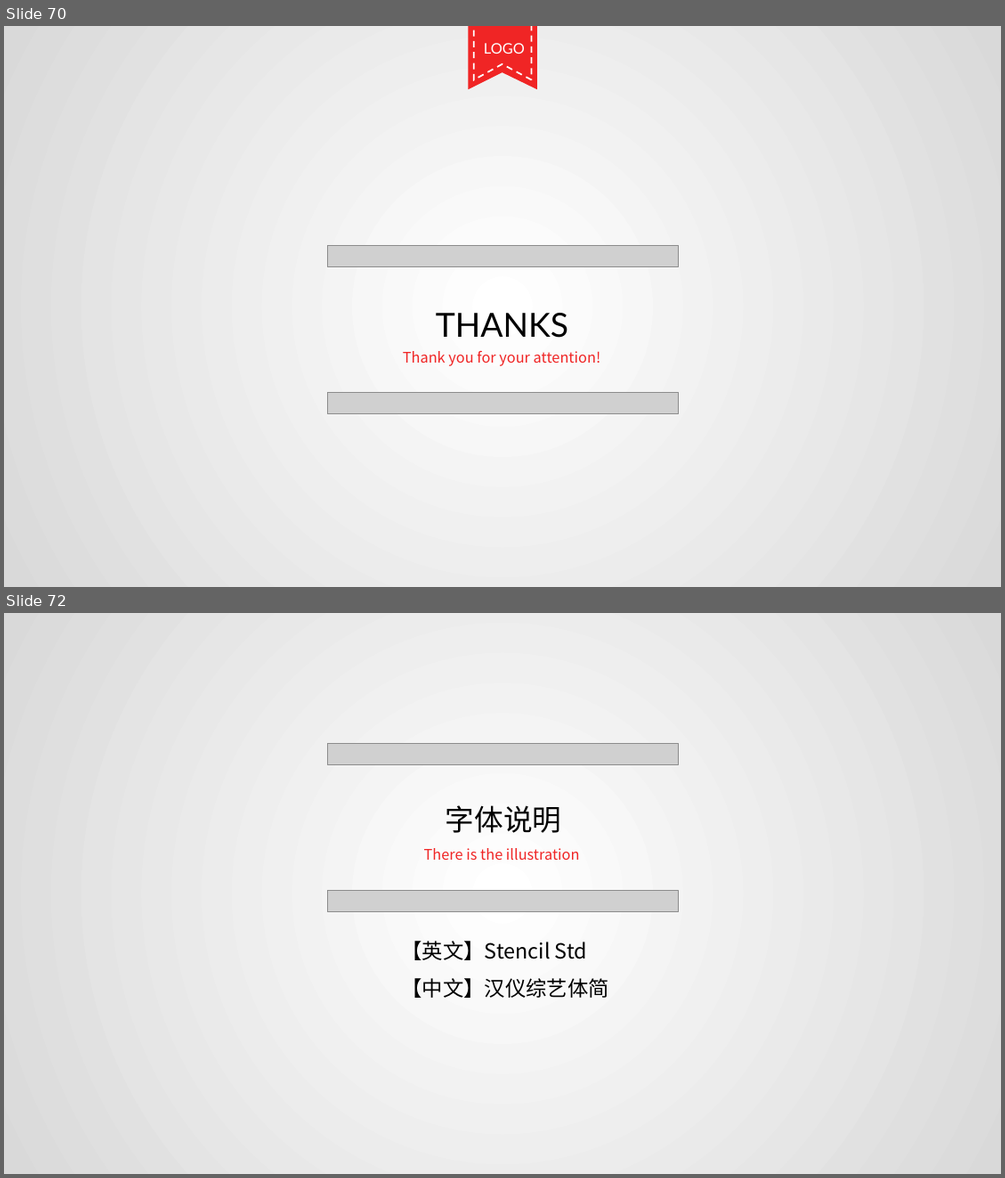
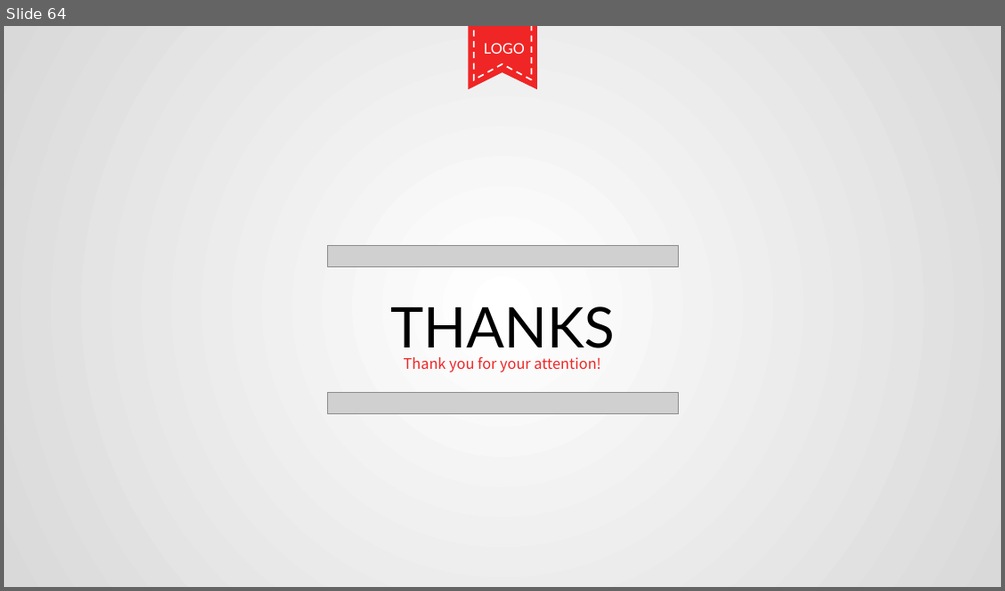
Before and after one commit to wanhl1990/bgp, a slide deck: BGP协议基础篇.pptx. Shown one above the other, each under a label of ours: slides 70 and 72 before the commit, slide 64 after it; the slides between them are not shown. The pictures are 1005x1178 and 1005x591 pixels, drawn with LibreOffice and Linux fonts; fonts in the diff are those of the drawing; grey boxes stand for pictures. Boxes give left, top, right and bottom in pixels: in the first picture for what was removed or moved away, otherwise in the second. Text is boxed around its words. In the diff, an @@ line names an element or a change of style, - is before the commit and + after.

```diff
--- a/BGP协议基础篇.pptx
+++ b/BGP协议基础篇.pptx
@@ slide 72 removed at (4, 613, 1001, 1174), background gradient #CCE8CF to #9FD4A5 @@
@@ picture removed at (328, 743, 678, 764) @@
@@ text removed at (445, 805, 562, 833) @@
-字体说明
@@ text removed at (424, 848, 580, 860) @@
-There is the illustration
@@ picture removed at (328, 891, 678, 911) @@
@@ text removed at (401, 941, 587, 960) @@
-【英文】Stencil Std
@@ text removed at (401, 978, 609, 997) @@
-【中文】汉仪综艺体简
@@ what was slide 70 is now slide 64 @@
@@ slide 64 changed as well @@
@@ text "THANKS": place and size @@
-text "THANKS" at (436, 313, 568, 338)
+text "THANKS" at (390, 306, 615, 358)
@@ text "THANKS" at (390, 306, 615, 358): size 32 to 54 pt @@
@@ text "Thank you for your attention!": place and size @@
-text "Thank you for your attention!" at (403, 351, 601, 366)
+text "Thank you for your attention!" at (404, 357, 601, 372)
```
Also in this commit, not shown: 4 other slides changed, 4 slides added, 12 other slides removed.
